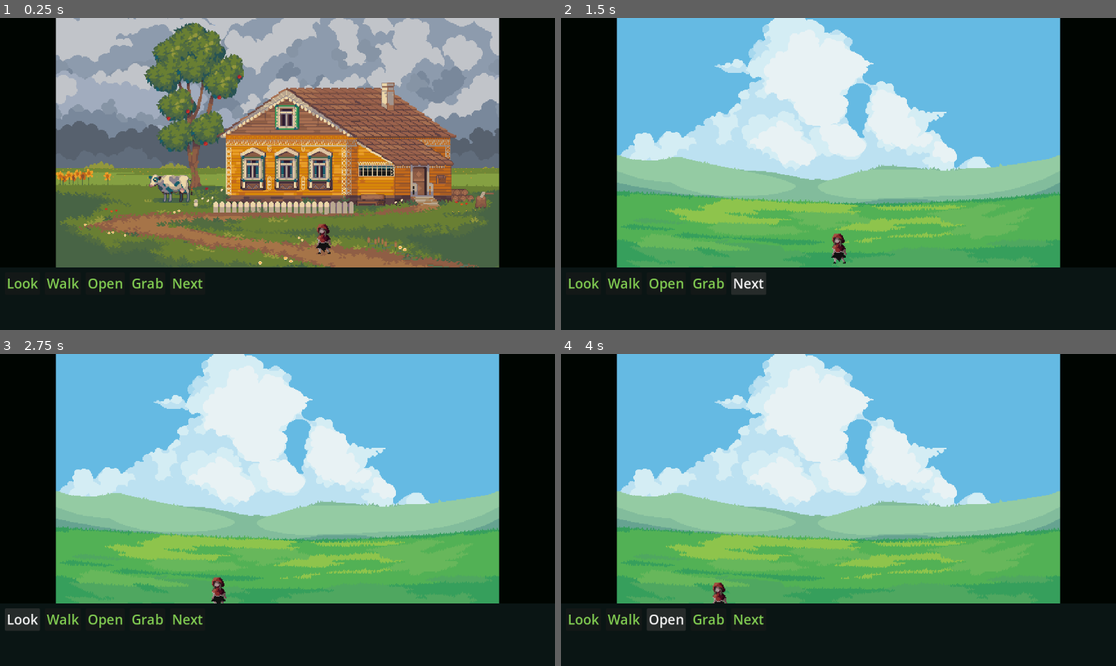
Above: before the commit, frames 1-4 (two rows, left to right).
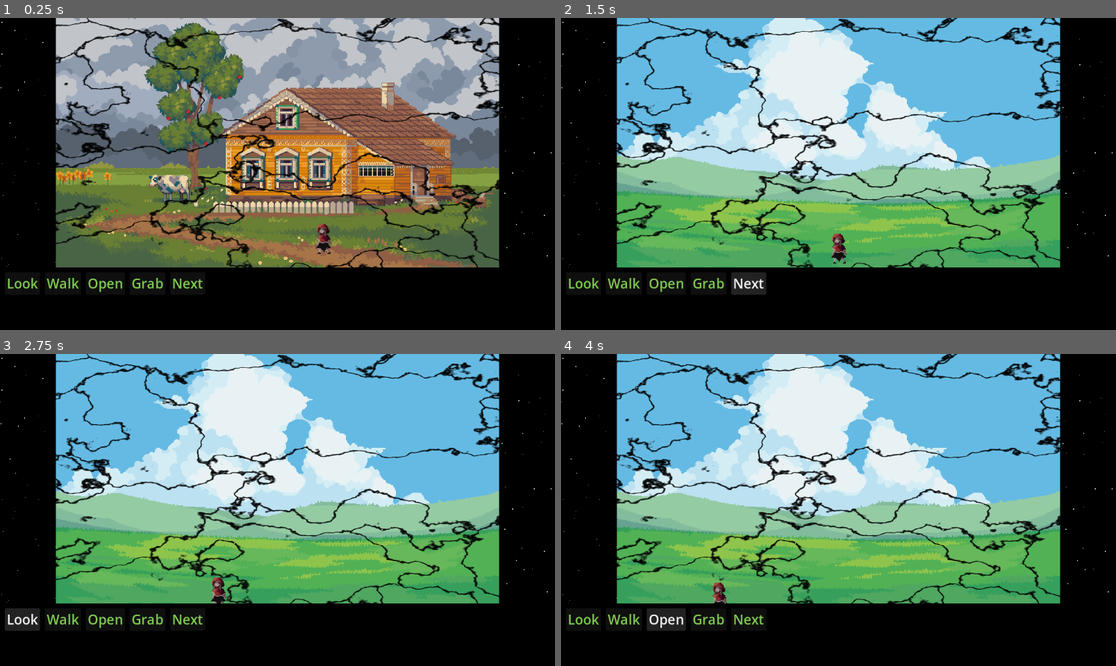
Above: after the commit, the same moments.

Repository: gregorhcs/GGJ26
Game: Godot game, scene res://SC_Game.tscn
Same seed, same stepped clock (60 frames per second), same inputs: the game is played once before the commit and once after it.
Inputs:
- Up to frame 1 (0.25 s): no input
- Up to frame 2 (1.5 s): click "Next" at 0.5 s; click "Next" at 1.25 s
- Up to frame 3 (2.75 s): click "Look" at 2 s
- Up to frame 4 (4 s): click "Walk" at 2.75 s; click "Open" at 3.5 s

The runs differ from the first frame. In frame 1, 6.2% of the frame differs, in the area x 0-100%, y 0-80%; in frame 2, 6.6%; in frame 3, 6.6%; in frame 4, 6.6%.

Commit message:
Stars & Cracks Shader

Diff:
--- a/SC_Game.tscn
+++ b/SC_Game.tscn
@@ -5,7 +5,25 @@
 [ext_resource type="Texture2D" uid="uid://bljpams7k08k6" path="res://Backgrounds/Nature1.png" id="2_afm0w"]
 [ext_resource type="Texture2D" uid="uid://4s3hgji072jq" path="res://Backgrounds/Nature2.png" id="3_od4mt"]
 [ext_resource type="Texture2D" uid="uid://do64bb16d2wb6" path="res://Backgrounds/Nature3.png" id="4_toqui"]
+[ext_resource type="Shader" uid="uid://cpw7c07oynd44" path="res://Shaders/SH_Starfield.gdshader" id="5_qbhns"]
+[ext_resource type="Shader" uid="uid://d0yxr6psoc2h7" path="res://Shaders/SH_Fracture.gdshader" id="6_i7ulb"]
 [ext_resource type="PackedScene" uid="uid://bj77ng66yfap2" path="res://Prefabs/SC_Avatar.tscn" id="6_tte00"]
+
+[sub_resource type="ShaderMaterial" id="ShaderMaterial_i7ulb"]
+shader = ExtResource("5_qbhns")
+shader_parameter/density = 0.0750000035625
+shader_parameter/cell_size = 12.0
+shader_parameter/star_size = 2.395
+
+[sub_resource type="ShaderMaterial" id="ShaderMaterial_mnbkb"]
+shader = ExtResource("6_i7ulb")
+shader_parameter/CRACK_depth = 1
+shader_parameter/CRACK_zebra_scale = 1.0
+shader_parameter/CRACK_zebra_amp = 0.5690000270275
+shader_parameter/CRACK_profile = 0.1450000068875
+shader_parameter/CRACK_slope = 13.9610006156475
+shader_parameter/RATIO = 2.04200009373512
+shader_parameter/fracture_amount = 0.0
 
 [node name="GameDirectorControl" type="Control" unique_id=941596401 node_paths=PackedStringArray("AvatarControl", "ScreenUIContainer")]
 layout_mode = 3
@@ -29,12 +47,13 @@
 theme_override_constants/separation = 0
 
 [node name="ColorRectTop" type="ColorRect" parent="VBoxContainer" unique_id=343019258]
+material = SubResource("ShaderMaterial_i7ulb")
 layout_mode = 2
 size_flags_vertical = 3
 size_flags_stretch_ratio = 4.0
-color = Color(0.00036248265, 0.020912675, 0.0063400464, 1)
 
 [node name="TextureRect" type="TextureRect" parent="VBoxContainer/ColorRectTop" unique_id=1478171983]
+material = SubResource("ShaderMaterial_mnbkb")
 layout_mode = 1
 anchors_preset = 15
 anchor_right = 1.0
@@ -52,7 +71,7 @@
 [node name="ColorRectBot" type="ColorRect" parent="VBoxContainer" unique_id=301630333]
 layout_mode = 2
 size_flags_vertical = 3
-color = Color(0.038970523, 0.0822485, 0.07993706, 1)
+color = Color(0, 0, 0, 1)
 
 [node name="MarginContainer" type="MarginContainer" parent="VBoxContainer/ColorRectBot" unique_id=2114020488]
 layout_mode = 1
--- /dev/null
+++ b/Shaders/SH_Fracture.gdshader
@@ -0,0 +1,119 @@
+shader_type canvas_item;
+render_mode unshaded;
+
+// === Editable parameters ===
+uniform int CRACK_depth : hint_range(1, 10) = 3;                  // Number of fractal crack layers
+uniform float CRACK_zebra_scale : hint_range(0.0, 5.0) = 1.0;    // Scale of fractal displacement along cracks
+uniform float CRACK_zebra_amp : hint_range(0.0, 1.0) = 0.67;     // Amplitude of fractal displacement
+uniform float CRACK_profile : hint_range(0.0, 1.0) = 1.0;       // Vertical falloff profile
+uniform float CRACK_slope : hint_range(1.0, 100.0) = 50.0;       // Crack slope multiplier
+uniform float RATIO : hint_range(0.1, 10.0) = 1.0;               // Stone length/width ratio
+uniform float fracture_amount : hint_range(0.0, 1.0) = 0.0;      // 0 = intact, 1 = fully cracked
+
+// === Hash / Noise Functions ===
+float hash21(vec2 p) {
+    return fract(sin(dot(p, vec2(127.1, 311.7))) * 43758.5453123);
+}
+
+float noise2(vec2 p) {
+    vec2 i = floor(p);
+    vec2 f = fract(p);
+    f = f*f*(3.0 - 2.0*f);
+    float v = mix(
+        mix(hash21(i + vec2(0.0,0.0)), hash21(i + vec2(1.0,0.0)), f.x),
+        mix(hash21(i + vec2(0.0,1.0)), hash21(i + vec2(1.0,1.0)), f.x),
+        f.y
+    );
+    return 2.0*v - 1.0;
+}
+
+mat2 rot(float a) {
+    float c = cos(a);
+    float s = sin(a);
+    return mat2(vec2(c, s), vec2(-s, c));
+}
+
+vec2 noise22(vec2 p) {
+    return vec2(noise2(p), noise2(p + 17.7));
+}
+
+vec2 fbm22(vec2 p) {
+    vec2 v = vec2(0.0);
+    float a = 0.5;
+    mat2 R = rot(0.37);
+    for (int i = 0; i < 6; i++) {
+        p *= 2.0;
+        p *= R;
+        v += a * noise22(p);
+        a /= 2.0;
+    }
+    return v;
+}
+
+// === Voronoi ===
+const float ofs = 0.5; // cell jitter
+
+float disp(vec2 p) {
+    return -ofs + (1.0 + 2.0*ofs) * hash21(p);
+}
+
+vec3 voronoiB(vec2 u) {
+    vec2 iu = floor(u);
+    vec2 C, P;
+    float m = 1e9, d;
+
+    for (int k=0; k < 25; k++) {
+        vec2 p = iu + vec2(float(k%5-2), float(k/5-2));
+        vec2 o = vec2(disp(p), disp(p+13.7));
+        vec2 r = p - u + o;
+        if (dot(r,r) < m) {
+            m = dot(r,r);
+            C = p-iu;
+            P = r;
+        }
+    }
+
+    m = 1e9;
+
+    for (int k=0; k < 25; k++) {
+        vec2 p = iu + C + vec2(float(k%5-2), float(k/5-2));
+        vec2 o = vec2(disp(p), disp(p+13.7));
+        vec2 r = p-u + o;
+        if (dot(P-r,P-r) > 1e-5) {
+            m = min(m, 0.5*dot((P+r), normalize(r-P)));
+        }
+    }
+
+    return vec3(m, P+u);
+}
+
+// === Fragment ===
+void fragment() {
+    vec2 uv = UV;
+    vec2 U = uv * 4.0; // scaling for Voronoi
+
+    vec4 O = vec4(0.0);
+    vec3 H0;
+
+    for (float i = 0.0; i < float(CRACK_depth); i += 1.0) {
+        vec2 V = U / vec2(RATIO, 1.0);
+        vec2 D = CRACK_zebra_amp * fbm22(U / CRACK_zebra_scale) * CRACK_zebra_scale;
+        vec3 H = voronoiB(V + D);
+        if (i == 0.0) H0 = H;
+
+        float d = H.x;
+        d = min(1.0, CRACK_slope * pow(d, CRACK_profile * 5.0));
+
+        O += vec4(1.0 - d) / pow(2.0, i);
+        U *= 1.5 * rot(0.37);
+    }
+
+    // === Fracture amount threshold ===
+
+	// O.r ranges from ~0 (crack) to ~1 (intact)
+	// Invert mask so 0 = visible, 1 = transparent
+	float mask = clamp(O.r, 0.0, 1.0);
+
+	// Final color: fade texture to transparent
+	COLOR = mix(texture(TEXTURE, UV), vec4(0.0), mask);
+}
--- /dev/null
+++ b/Shaders/SH_Starfield.gdshader
@@ -0,0 +1,50 @@
+shader_type canvas_item;
+render_mode unshaded;
+
+uniform float density : hint_range(0.0, 1.0) = 0.25; // chance per cell
+uniform float cell_size = 12.0;                     // spacing in pixels
+uniform float star_size = 2.0;                      // star pixel size
+
+float hash(vec2 p) {
+    return fract(sin(dot(p, vec2(127.1, 311.7))) * 43758.5453123);
+}
+
+vec3 star_color(float t) {
+    if (t < 0.6) return vec3(1.0);
+    else if (t < 0.75) return vec3(0.8, 0.9, 1.0);
+    else if (t < 0.9) return vec3(1.0, 0.95, 0.8);
+    else return vec3(1.0, 0.8, 0.8);
+}
+
+void fragment() {
+    vec2 viewport_size = 1.0 / SCREEN_PIXEL_SIZE;
+    vec2 pixel = SCREEN_UV * viewport_size;
+
+    vec2 cell = floor(pixel / cell_size);
+    float r = hash(cell);
+
+	vec3 col = vec3(0.0);
+
+    if (r < density) {
+        // Random position inside cell (top-left of star)
+        vec2 star_pos = floor(
+            vec2(hash(cell + 1.3), hash(cell + 7.7)) * (cell_size - star_size)
+        );
+
+        vec2 local = mod(pixel, cell_size);
+
+		float local_star_size = star_size *  hash(cell + 5.3);
+
+        // Draw a star_size x star_size square
+        if (
+            local.x >= star_pos.x &&
+            local.y >= star_pos.y &&
+            local.x < star_pos.x + local_star_size &&
+            local.y < star_pos.y + local_star_size
+        ) {
+            col = star_color(hash(cell * 2.7));
+        }
+    }
+
+    COLOR = vec4(col, 1.0);
+}
Not shown, added: Shaders/SH_Fracture.gdshader.uid
Not shown, added: Shaders/SH_Starfield.gdshader.uid
